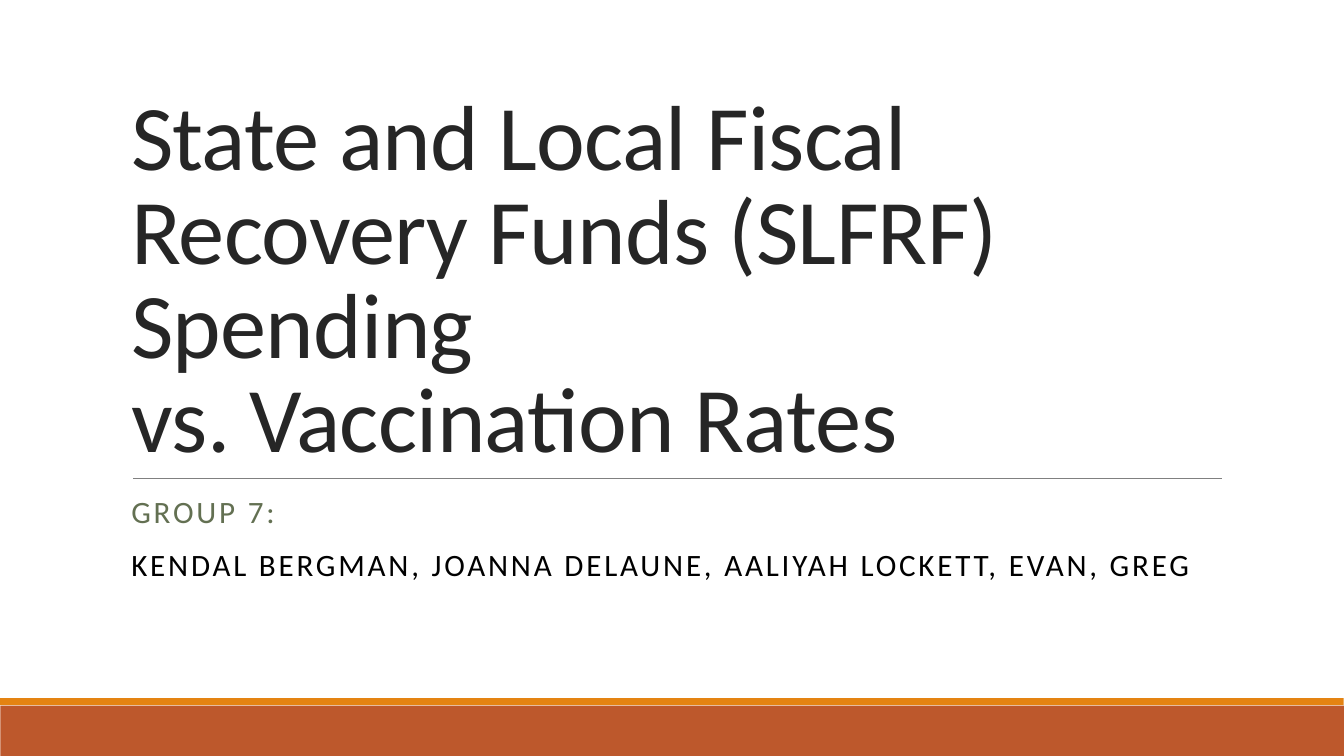
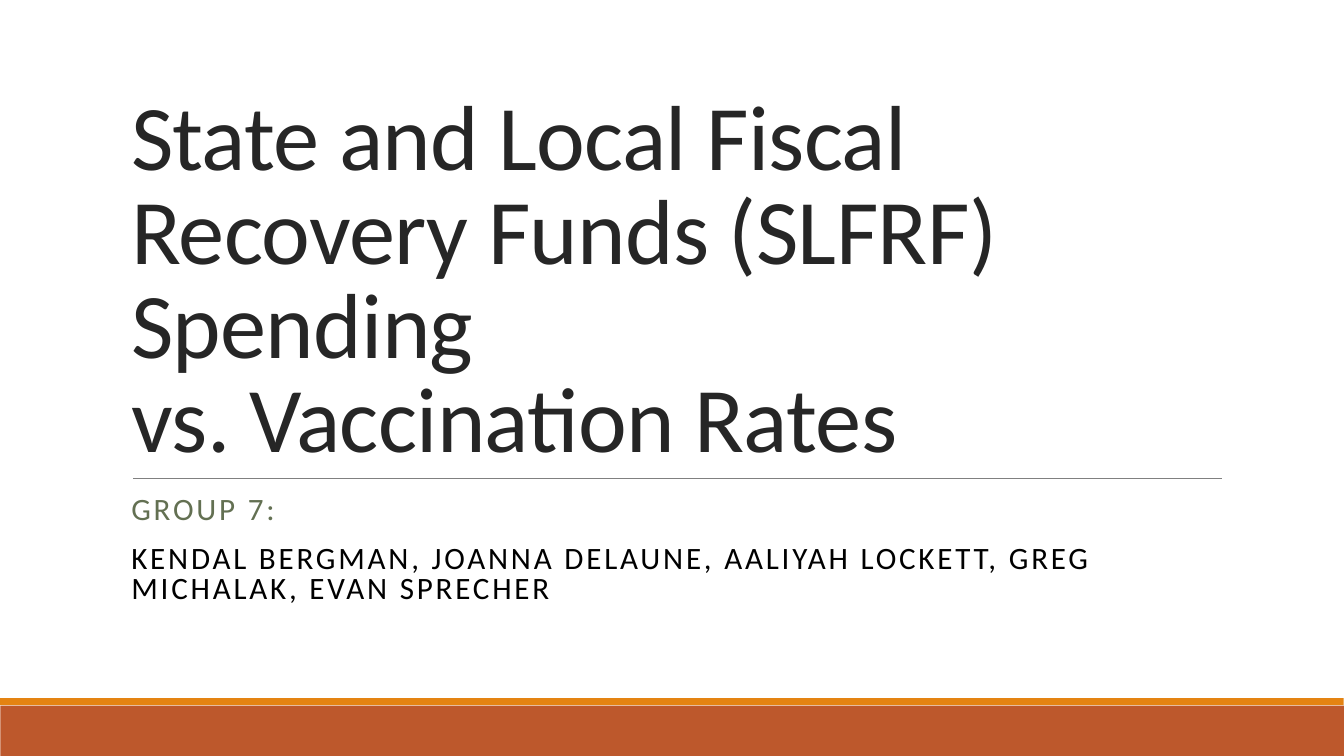
Before and after one commit to Evdawg/Project_1_Covid_Data, a slide deck: slide 2 of Group_7_Presentation.pptx. Drawn at 1344x756 pixels with LibreOffice and Linux fonts; fonts in the diff are those of the drawing. Boxes give left, top, right and bottom in pixels: in the first picture for what was removed or moved away, otherwise in the second. Text is boxed around its words. In the diff, an @@ line names an element or a change of style, - is before the commit and + after.

Commit message:
5/18/2023: Added combination_plot.png to Resources folder. Added last names to slide.

```diff
--- a/Group_7_Presentation.pptx
+++ b/Group_7_Presentation.pptx
@@ subtitle at <box>131,500,275,520</box>: line spacing 0.9 to 0.8 @@
@@ subtitle at <box>131,549,1088,603</box>: text changed @@
-KENDAL BERGMAN, JOANNA DELAUNE, AALIYAH LOCKETT, EVAN, GREG
+KENDAL BERGMAN, JOANNA DELAUNE, AALIYAH LOCKETT, GREG MICHALAK, EVAN SPRECHER
```
Also in this commit, not shown: 1 other file.
